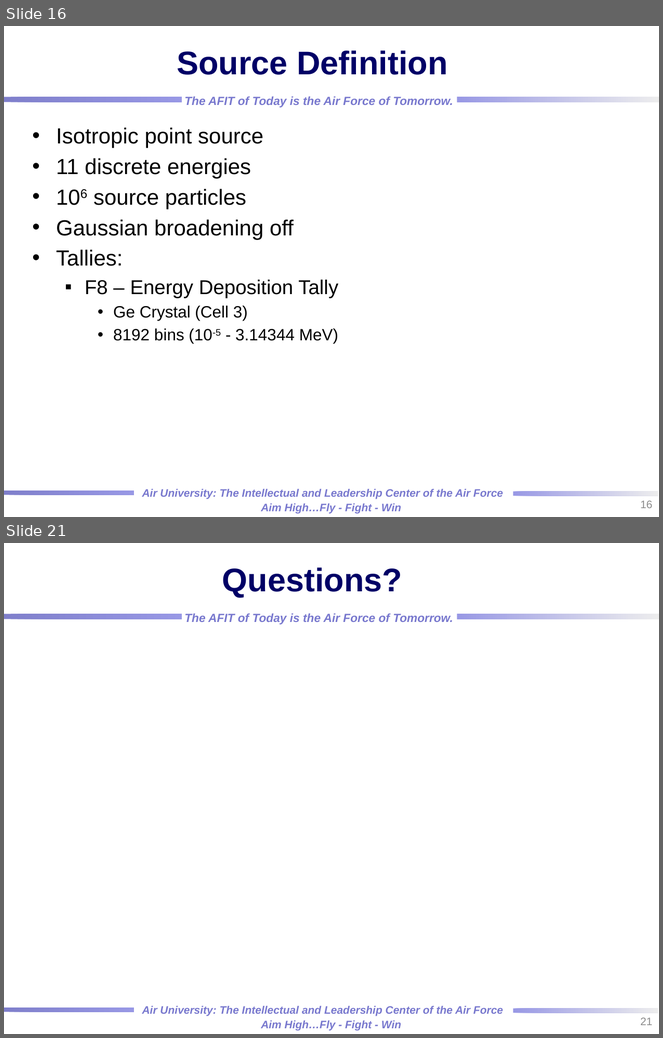
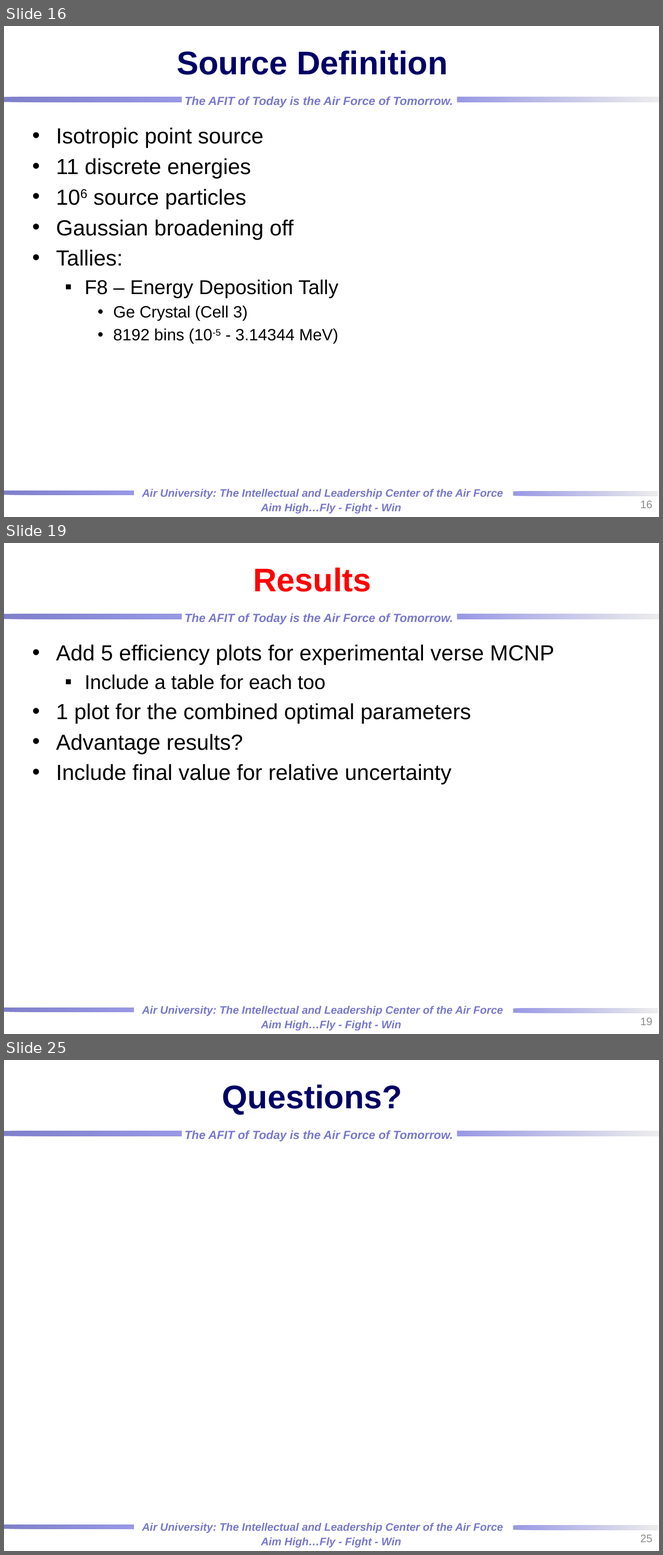
Before and after one commit to rtorzilli/GeDetector-Project, a slide deck: Report/HPGe_Automation Optimization_MCNP_Model.pptx. Shown one above the other, each under a label of ours: slides 16 and 21 before the commit, slides 16, 19 and 25 after it; the slides between them are not shown. The pictures are 663x1038 and 663x1555 pixels, drawn with LibreOffice and Linux fonts; fonts in the diff are those of the drawing; background and template pictures are left out. Boxes give left, top, right and bottom in pixels: in the first picture for what was removed or moved away, otherwise in the second. Text is boxed around its words. In the diff, an @@ line names an element or a change of style, - is before the commit and + after.

```diff
--- a/Report/HPGe_Automation Optimization_MCNP_Model.pptx
+++ b/Report/HPGe_Automation Optimization_MCNP_Model.pptx
@@ slide 19 added at (x1=4, y1=543, x2=659, y2=1034), background picture (left out); not listed: 7 template elements that a slide beside it also shows @@
@@ title added at (x1=253, y1=567, x2=371, y2=592), 36 pt, text #FF0000, bold @@
+Results
@@ text added at (x1=56, y1=644, x2=555, y2=785), 24 pt, text #000000 @@
+• Add 5 efficiency plots for experimental verse MCNP
+  ▪ Include a table for each too
+• 1 plot for the combined optimal parameters
+• Advantage results?
+• Include final value for relative uncertainty
@@ page number added at (x1=640, y1=1018, x2=652, y2=1026), 12 pt, text #8C8C8C @@
+19
@@ what was slide 21 is now slide 25 @@
@@ page number at (x1=640, y1=1535, x2=652, y2=1543): text changed @@
-21
+25
```
Also in this commit, not shown: 5 slides changed, 4 other slides added, 1 slide removed, 1 other file.
